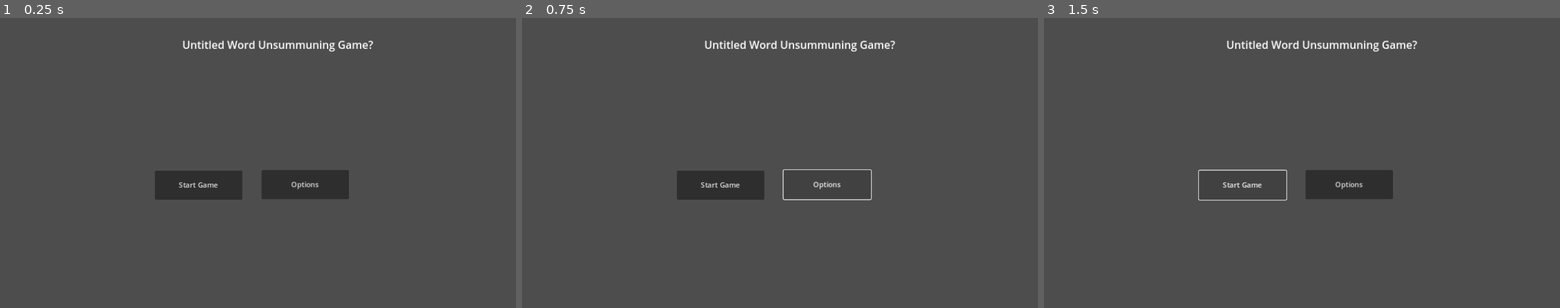
Above: before the commit, frames 1-3 (left to right).
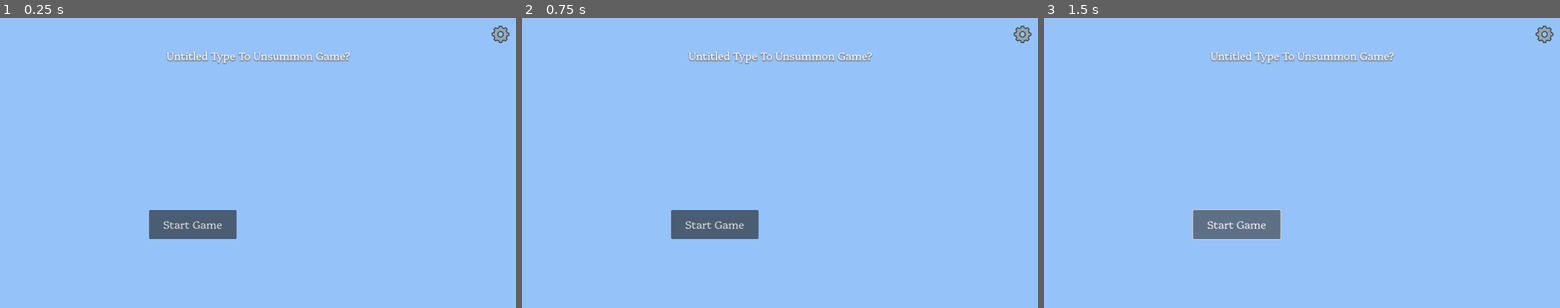
Above: after the commit, the same moments.

Repository: jonas2602/TheSchmenJam2024_04
Game: Godot game, scene res://UI/MainMenuScene.tscn
Two runs of this game, one before a commit and one after it. Both use one fixed random seed, a clock stepped at 60 frames per second and the inputs below.
Inputs (mouse positions are in pixels of both pictures, inside the frame that each line leads up to; where the layout moved, square brackets give the same spot in the first picture):
- Up to frame 1 (0.25 s): no input
- Up to frame 2 (0.75 s): click (1022, 35) [826, 183] at 0.5 s
- Up to frame 3 (1.5 s): click "Start Game" at 1.25 s

The runs differ from the first frame. In frame 1, 100% of the frame differs, in the area x 0-100%, y 0-100%; in frame 2, 100%; in frame 3, 100%.

Commit message:
Default theme changes, background change.
Default theme changes, background change.

Diff:
--- a/UI/MainMenuScene.tscn
+++ b/UI/MainMenuScene.tscn
@@ -1,6 +1,7 @@
-[gd_scene load_steps=3 format=3 uid="uid://bf7s8pp3yf6f3"]
+[gd_scene load_steps=4 format=3 uid="uid://bf7s8pp3yf6f3"]
 
 [ext_resource type="Theme" uid="uid://bwnxr6rm3otb3" path="res://UI/Themes/base_theme.tres" id="1_q5ret"]
+[ext_resource type="Texture2D" uid="uid://d3fyllhdg11x4" path="res://UI/Icons/options.png" id="2_4mblf"]
 
 [sub_resource type="SystemFont" id="SystemFont_txyp8"]
 
@@ -15,28 +16,44 @@
 size_flags_vertical = 3
 
 [node name="Game Title Temp Label" type="Label" parent="."]
-layout_mode = 0
-offset_left = 407.0
-offset_top = 42.0
-offset_right = 825.0
-offset_bottom = 76.0
+layout_mode = 1
+anchors_preset = 5
+anchor_left = 0.5
+anchor_right = 0.5
+offset_left = -274.0
+offset_right = 278.0
+offset_bottom = 170.0
+grow_horizontal = 2
 theme = ExtResource("1_q5ret")
+theme_override_colors/font_shadow_color = Color(0.462745, 0.462745, 0.462745, 0.470588)
+theme_override_constants/shadow_offset_x = 0
+theme_override_constants/shadow_offset_y = 2
+theme_override_constants/shadow_outline_size = 7
 theme_override_fonts/font = SubResource("SystemFont_txyp8")
-text = "Untitled Word Unsummuning Game?"
+text = "Untitled Type To Unsummon Game?"
+horizontal_alignment = 1
+vertical_alignment = 1
+autowrap_mode = 3
 
 [node name="Start Game Button" type="Button" parent="."]
 layout_mode = 0
-offset_left = 346.0
-offset_top = 341.0
-offset_right = 541.0
-offset_bottom = 406.0
+offset_left = 333.0
+offset_top = 429.0
+offset_right = 528.0
+offset_bottom = 494.0
 text = "Start Game"
 
-[node name="Options Button" type="Button" parent="."]
-layout_mode = 0
-offset_left = 584.0
-offset_top = 340.0
-offset_right = 779.0
-offset_bottom = 405.0
-text = "Options
-"
+[node name="Options Button" type="TextureButton" parent="."]
+layout_mode = 1
+anchors_preset = 1
+anchor_left = 1.0
+anchor_right = 1.0
+offset_left = -57.0
+offset_top = 14.0
+offset_right = -12.0
+offset_bottom = 59.0
+grow_horizontal = 0
+texture_normal = ExtResource("2_4mblf")
+texture_hover = ExtResource("2_4mblf")
+ignore_texture_size = true
+stretch_mode = 0
--- a/project.godot
+++ b/project.godot
@@ -19,3 +19,12 @@
 
 window/stretch/mode="canvas_items"
 window/stretch/aspect="keep_height"
+
+[gui]
+
+theme/custom="res://UI/Themes/base_theme.tres"
+theme/custom_font="res://UI/Fonts/Platypi-VariableFont_wght.ttf"
+
+[rendering]
+
+environment/defaults/default_clear_color=Color(0.584314, 0.760784, 0.972549, 1)
Binary file added: UI/Icons/options.png
Not shown, added: UI/Icons/options.png.import
